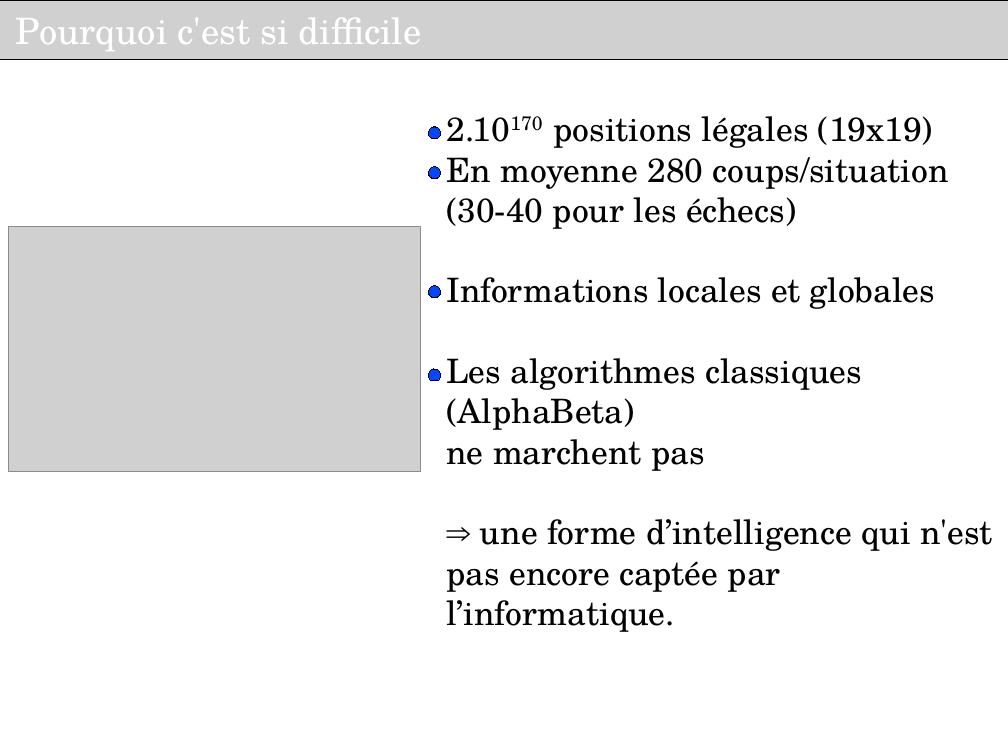
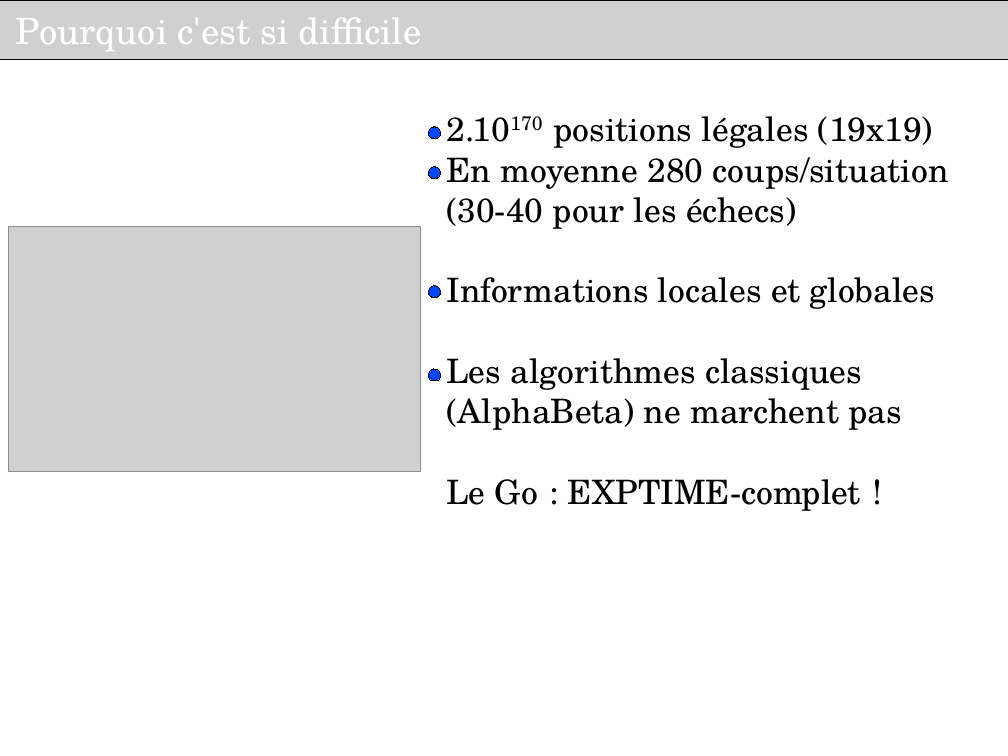
Before and after one commit to haspeleo/Android-Dev, a slide deck: slide 4 of MCTS/Soutenance_INRIA_V2.odp. Drawn at 1008x756 pixels with LibreOffice and Linux fonts; fonts in the diff are those of the drawing; grey boxes stand for pictures; background and template pictures are left out. Boxes give left, top, right and bottom in pixels: in the first picture for what was removed or moved away, otherwise in the second. Text is boxed around its words. In the diff, an @@ line names an element or a change of style, - is before the commit and + after.

```diff
--- a/MCTS/Soutenance_INRIA_V2.odp
+++ b/MCTS/Soutenance_INRIA_V2.odp
@@ text at bbox=[446, 358, 903, 511]: text changed @@
-Les algorithmes classiques (AlphaBeta)
-ne marchent pas
-⇒ une forme d’intelligence qui n'est pas encore captée par l’informatique.
+Les algorithmes classiques (AlphaBeta) ne marchent pas
+Le Go : EXPTIME-complet !
```
Also in this commit, not shown: 9 other slides changed, 4 slides added, 1 slide removed, 1 other file.
